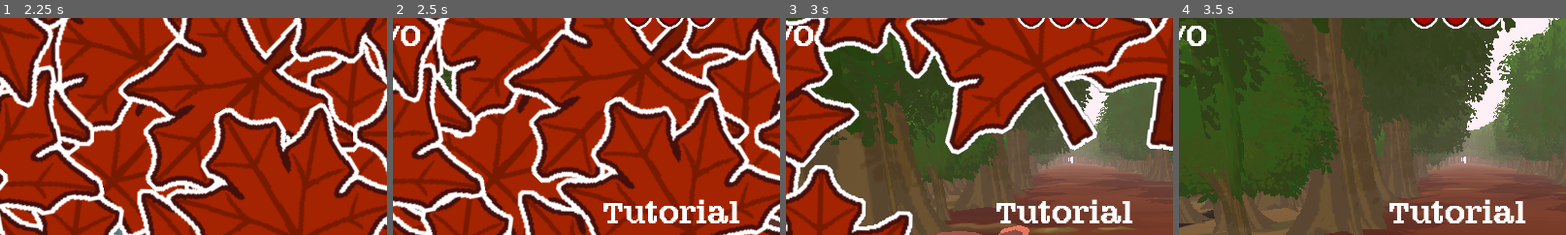
Above: before the commit, frames 1-4 (left to right).
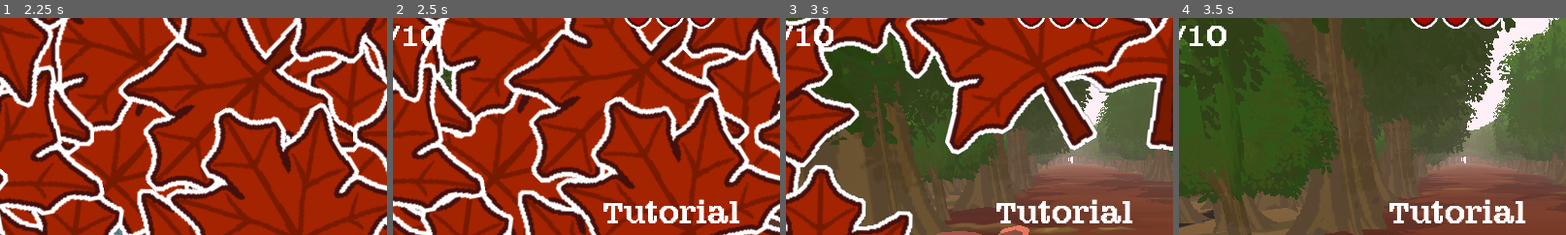
Above: after the commit, the same moments.

Repository: wewewer123/Cozy-Chaos-Fall-2025
Game: Godot game, scene res://scenes/game/GameHolder.tscn
Two runs of this game, one before a commit and one after it. Both use one fixed random seed, a clock stepped at 60 frames per second and the inputs below.
Inputs (mouse positions are % of the whole screen's width and height, from its top left):
- Up to frame 1 (2.25 s): tap Enter at 0.5 s; move the mouse to (72, 45) at 0.52 s; hold D (right) 0.53-1.25 s; tap G (read_leaf) at 0.6 s; click (72, 45) at 0.67 s; click "story" at 1.25 s; click "story" at 2 s
- Up to frame 2 (2.5 s): no input
- Up to frame 3 (3 s): move the mouse to (30, 55) at 2.77 s; hold A (left) from 2.78 s (still down); tap G (read_leaf) at 2.85 s
- Up to frame 4 (3.5 s): keep holding A (left)
The pictures show only the part of the screen within x 14-64%, y 5-55%; the shares and areas given below are measured in that part.

Frame 1 is identical in both runs. In frame 2, 0.5% of the frame differs, in the area x 2-12%, y 3-13%; in frame 3, 0.5%; in frame 4, 0.6%, in the area x 2-13%, y 3-13%.
Error in both runs: Invalid access to property or key 'leaf' on a base object of type 'Nil'. (res://scripts/game/game_manager.gd:47)

Commit message:
Implements Hud Correctly In Tutorial

Diff:
--- a/scripts/game/globals.gd
+++ b/scripts/game/globals.gd
@@ -27,6 +27,7 @@
 var max_leaf_count_multiplier = 10
 
 var _base_leaf_counts := {
+	GameManager.game_states.TUTORIAL: 1,
 	GameManager.game_states.LEVEL1: 1,
 	GameManager.game_states.LEVEL2: 2,
 	GameManager.game_states.LEVEL3: 3,
--- a/scripts/world/tutorial.gd
+++ b/scripts/world/tutorial.gd
@@ -20,6 +20,10 @@
 	_spawner.init(lane_object_parent, _player_locator)
 	_player.init(_spawner)
 	_player_locator.init(_player)
+
+	_player.health_changed.connect(hud.on_player_health_changed)
+	_player.leaf_changed.connect(hud.on_player_leaf_changed)
+	_player.player_died.connect(hud.on_player_death)
 
 	add_child(hud)
 
